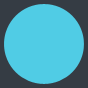
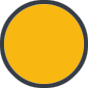
Layer changes from the first 88 x 88 image to the second:
added layer "图层 2" above "30" over [0, 0, 88, 88]
showed "30" (1st of 2) over [4, 4, 84, 84]
hid "30" (2nd of 2) over [4, 4, 84, 84]
hid "图层 1" over [0, 0, 88, 88]
